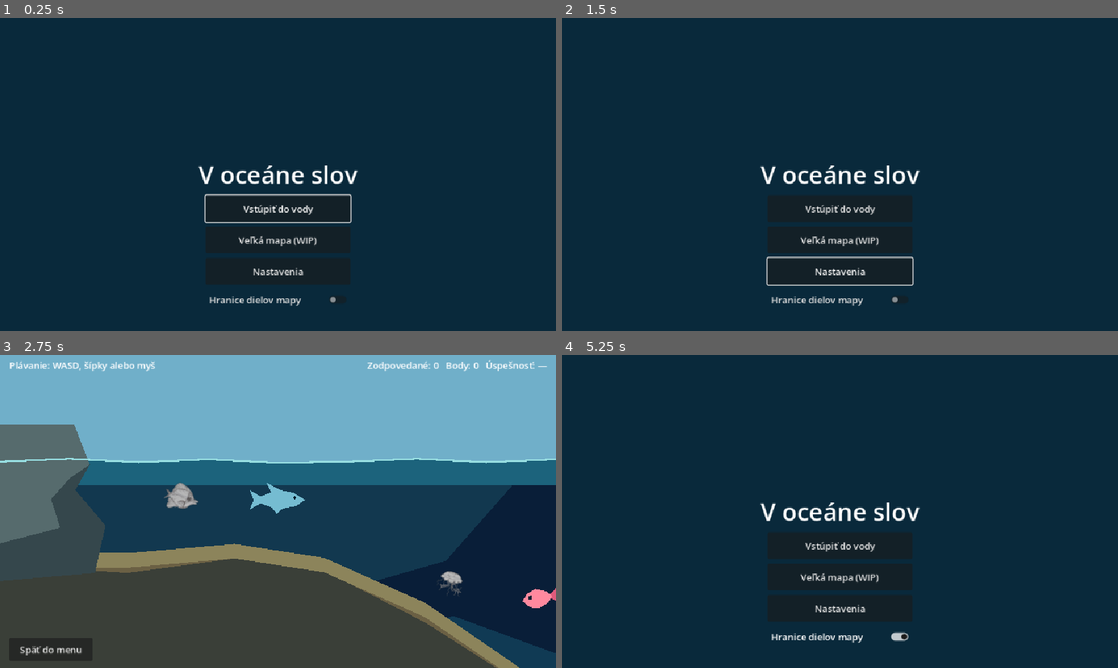
Above: before the commit, frames 1-4 (two rows, left to right).
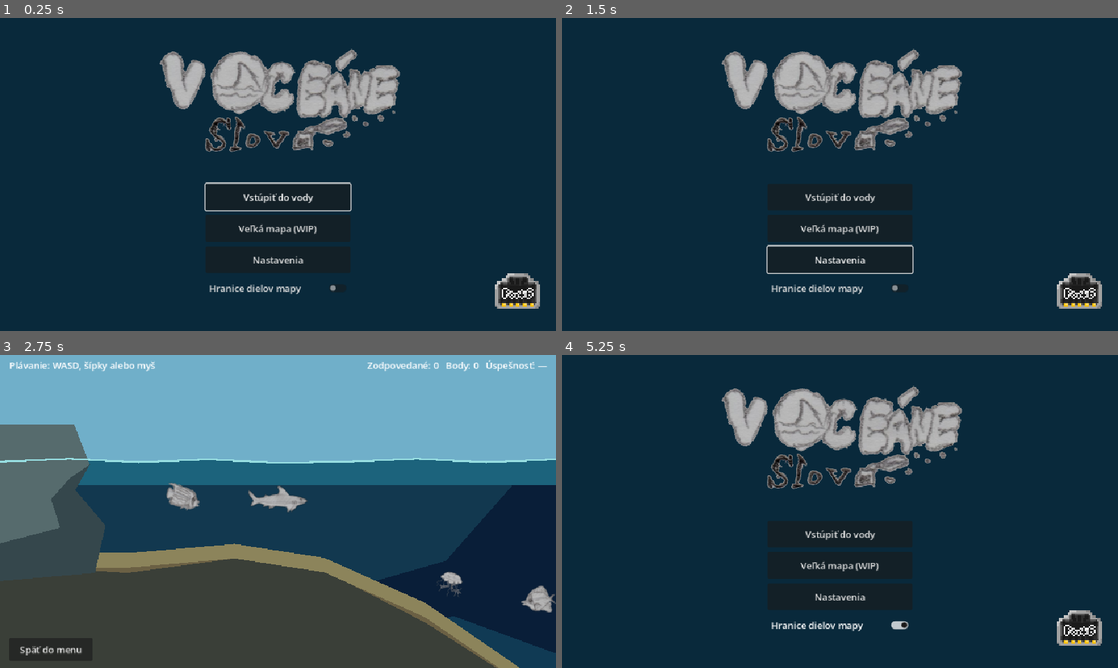
Above: after the commit, the same moments.

Repository: UCM-MS/T6-Projekt-V-oceane-slov
Game: Godot game, scene res://start.tscn
The game is run twice, just before and just after one commit, with the same random seed, the same clock (stepped at 60 frames per second) and the same inputs.
Inputs:
- Up to frame 1 (0.25 s): no input
- Up to frame 2 (1.5 s): click "Nastavenia" at 0.5 s; click "Hotovo" at 1.25 s
- Up to frame 3 (2.75 s): click "Vstúpiť do vody" at 2 s
- Up to frame 4 (5.25 s): click "Späť do menu" at 2.75 s; click "Veľká mapa (WIP)" at 3.5 s; click "Späť do menu" at 4.25 s; click "Hranice dielov mapy" at 5 s

The runs differ from the first frame. In frame 1, 11% of the frame differs, in the area x 28-98%, y 9-93%; in frame 2, 11%; in frame 3, 1.2%; in frame 4, 10%.

Commit message:
loga

Diff:
--- a/project/game/dive.tscn
+++ b/project/game/dive.tscn
@@ -2,9 +2,29 @@
 
 [ext_resource type="Script" path="res://shark.gd" id="1"]
 [ext_resource type="Script" path="res://water.gd" id="2"]
+[ext_resource type="Texture2D" path="res://sprites/WhTipReef_Swim_1.png" id="3"]
+[ext_resource type="Texture2D" path="res://sprites/WhTipReef_Swim_2.png" id="4"]
+[ext_resource type="Texture2D" path="res://sprites/WhTipReef_Swim_3.png" id="5"]
 
 [sub_resource type="CircleShape2D" id="CircleShape2D_shark"]
 radius = 27.0
+
+[sub_resource type="SpriteFrames" id="SpriteFrames_shark"]
+animations = [{
+"frames": [{
+"duration": 1.0,
+"texture": ExtResource("3")
+}, {
+"duration": 1.0,
+"texture": ExtResource("4")
+}, {
+"duration": 1.0,
+"texture": ExtResource("5")
+}],
+"loop": true,
+"name": &"swim",
+"speed": 6.0
+}]
 
 [node name="Dive" type="Node2D"]
 script = ExtResource("2")
@@ -73,14 +93,14 @@
 
 [node name="Visual" type="Node2D" parent="Shark"]
 
-[node name="Silhouette" type="Polygon2D" parent="Shark/Visual"]
-color = Color(0.46, 0.74, 0.82, 1)
-polygon = PackedVector2Array(47, 0, 30, 11, 8, 15, -2, 24, -11, 13, -30, 6, -49, 17, -42, 0, -49, -17, -30, -6, -12, -13, -20, -30, 4, -17, 27, -12)
-
-[node name="Eye" type="Polygon2D" parent="Shark/Visual"]
-position = Vector2(29, -4)
-color = Color(0.035, 0.12, 0.18, 1)
-polygon = PackedVector2Array(-3, 0, 0, -3, 3, 0, 0, 3)
+[node name="Sprite" type="AnimatedSprite2D" parent="Shark/Visual"]
+texture_filter = 4
+scale = Vector2(0.055, 0.055)
+sprite_frames = SubResource("SpriteFrames_shark")
+animation = &"swim"
+
+[node name="Mouth" type="Marker2D" parent="Shark/Visual"]
+position = Vector2(47, 3)
 
 [node name="Camera2D" type="Camera2D" parent="Shark"]
 limit_left = 0
--- a/project/game/quiz_crab.gd
+++ b/project/game/quiz_crab.gd
@@ -1,6 +1,4 @@
 extends "res://quiz_fish.gd"
-
-var leg_phase := 0.0
 
 func _ready() -> void:
 	turns_to_motion = false
@@ -16,5 +14,3 @@
 	if next_x <= bounds.position.x or next_x >= bounds.end.x:
 		velocity.x = -velocity.x
 	place_on_floor(clampf(next_x, bounds.position.x, bounds.end.x))
-	leg_phase += delta * 8.0
-	$Legs.position.x = sin(leg_phase) * 2.0
--- a/project/game/quiz_crab.tscn
+++ b/project/game/quiz_crab.tscn
@@ -1,48 +1,40 @@
-[gd_scene load_steps=2 format=3]
+[gd_scene format=3]
 
 [ext_resource type="Script" path="res://quiz_crab.gd" id="1"]
+[ext_resource type="Texture2D" path="res://sprites/FiddlerCrab_1.png" id="2"]
+[ext_resource type="Texture2D" path="res://sprites/FiddlerCrab_2.png" id="3"]
+
+[sub_resource type="AtlasTexture" id="AtlasTexture_crab_1"]
+atlas = ExtResource("2")
+region = Rect2(37, 46, 383, 368)
+filter_clip = true
+
+[sub_resource type="AtlasTexture" id="AtlasTexture_crab_2"]
+atlas = ExtResource("3")
+region = Rect2(0, 37, 383, 368)
+filter_clip = true
+
+[sub_resource type="SpriteFrames" id="SpriteFrames_crab"]
+animations = [{
+"frames": [{
+"duration": 1.0,
+"texture": SubResource("AtlasTexture_crab_1")
+}, {
+"duration": 1.0,
+"texture": SubResource("AtlasTexture_crab_2")
+}],
+"loop": true,
+"name": &"walk",
+"speed": 4.0
+}]
 
 [node name="QuizCrab" type="Node2D"]
 script = ExtResource("1")
 
-[node name="Legs" type="Node2D" parent="."]
-
-[node name="LeftFront" type="Line2D" parent="Legs"]
-points = PackedVector2Array(-10, 1, -21, 6, -25, 12)
-width = 3.0
-default_color = Color(0.85, 0.29, 0.16, 1)
-
-[node name="LeftBack" type="Line2D" parent="Legs"]
-points = PackedVector2Array(-7, 4, -15, 9, -17, 12)
-width = 3.0
-default_color = Color(0.85, 0.29, 0.16, 1)
-
-[node name="RightFront" type="Line2D" parent="Legs"]
-points = PackedVector2Array(10, 1, 21, 6, 25, 12)
-width = 3.0
-default_color = Color(0.85, 0.29, 0.16, 1)
-
-[node name="RightBack" type="Line2D" parent="Legs"]
-points = PackedVector2Array(7, 4, 15, 9, 17, 12)
-width = 3.0
-default_color = Color(0.85, 0.29, 0.16, 1)
-
-[node name="LeftClaw" type="Polygon2D" parent="."]
-color = Color(0.95, 0.37, 0.18, 1)
-polygon = PackedVector2Array(-11, -3, -25, -10, -29, -20, -23, -16, -18, -21, -17, -11, -7, -6)
-
-[node name="RightClaw" type="Polygon2D" parent="."]
-color = Color(0.95, 0.37, 0.18, 1)
-polygon = PackedVector2Array(11, -3, 25, -10, 29, -20, 23, -16, 18, -21, 17, -11, 7, -6)
-
-[node name="Body" type="Polygon2D" parent="."]
-color = Color(0.94, 0.43, 0.22, 1)
-polygon = PackedVector2Array(-16, -4, -10, -10, 10, -10, 16, -4, 13, 5, 5, 9, -5, 9, -13, 5)
-
-[node name="LeftEye" type="Polygon2D" parent="."]
-color = Color(0.08, 0.12, 0.15, 1)
-polygon = PackedVector2Array(-9, -15, -4, -15, -4, -8, -9, -8)
-
-[node name="RightEye" type="Polygon2D" parent="."]
-color = Color(0.08, 0.12, 0.15, 1)
-polygon = PackedVector2Array(4, -15, 9, -15, 9, -8, 4, -8)
+[node name="Sprite" type="AnimatedSprite2D" parent="."]
+texture_filter = 4
+position = Vector2(0, -13.5)
+scale = Vector2(0.145, 0.145)
+sprite_frames = SubResource("SpriteFrames_crab")
+animation = &"walk"
+autoplay = "walk"
--- a/project/game/quiz_fish.gd
+++ b/project/game/quiz_fish.gd
@@ -21,6 +21,9 @@
 	if turns_to_motion:
 		face_direction(facing_direction, delta)
 
+func play_swim_animation(animation: StringName) -> void:
+	$Sprite.play(animation)
+
 func swim(delta: float, bounds: Rect2) -> void:
 	course_phase += delta * 0.7
 	velocity = velocity.rotated(sin(course_phase) * 0.3 * delta)
--- a/project/game/quiz_fish.tscn
+++ b/project/game/quiz_fish.tscn
@@ -1,30 +1,76 @@
-[gd_scene load_steps=7 format=3]
+[gd_scene format=3]
 
 [ext_resource type="Script" path="res://quiz_fish.gd" id="1"]
-[ext_resource type="Texture2D" path="res://sprites/fish_01.png" id="2"]
-[ext_resource type="Texture2D" path="res://sprites/fish_02.png" id="3"]
+[ext_resource type="Texture2D" path="res://sprites/Angelfish_1.png" id="2"]
+[ext_resource type="Texture2D" path="res://sprites/Angelfish_2.png" id="3"]
+[ext_resource type="Texture2D" path="res://sprites/Butterflyfish_1.png" id="4"]
+[ext_resource type="Texture2D" path="res://sprites/Butterflyfish_2.png" id="5"]
+[ext_resource type="Texture2D" path="res://sprites/Herring_1.png" id="6"]
+[ext_resource type="Texture2D" path="res://sprites/Herring_2.png" id="7"]
 
-[sub_resource type="AtlasTexture" id="AtlasTexture_fish_01"]
+[sub_resource type="AtlasTexture" id="AtlasTexture_angelfish_1"]
 atlas = ExtResource("2")
-region = Rect2(10, 75, 510, 410)
+region = Rect2(14, 117, 514, 370)
 filter_clip = true
 
-[sub_resource type="AtlasTexture" id="AtlasTexture_fish_02"]
+[sub_resource type="AtlasTexture" id="AtlasTexture_angelfish_2"]
 atlas = ExtResource("3")
-region = Rect2(5, 87, 510, 410)
+region = Rect2(45, 117, 514, 370)
+filter_clip = true
+
+[sub_resource type="AtlasTexture" id="AtlasTexture_butterflyfish_1"]
+atlas = ExtResource("4")
+region = Rect2(19, 48, 510, 424)
+filter_clip = true
+
+[sub_resource type="AtlasTexture" id="AtlasTexture_butterflyfish_2"]
+atlas = ExtResource("5")
+region = Rect2(6, 66, 510, 424)
+filter_clip = true
+
+[sub_resource type="AtlasTexture" id="AtlasTexture_herring_1"]
+atlas = ExtResource("6")
+region = Rect2(62, 95, 500, 235)
+filter_clip = true
+
+[sub_resource type="AtlasTexture" id="AtlasTexture_herring_2"]
+atlas = ExtResource("7")
+region = Rect2(55, 95, 500, 235)
 filter_clip = true
 
 [sub_resource type="SpriteFrames" id="SpriteFrames_fish"]
 animations = [{
 "frames": [{
 "duration": 1.0,
-"texture": SubResource("AtlasTexture_fish_01")
+"texture": SubResource("AtlasTexture_angelfish_1")
 }, {
 "duration": 1.0,
-"texture": SubResource("AtlasTexture_fish_02")
+"texture": SubResource("AtlasTexture_angelfish_2")
 }],
 "loop": true,
-"name": &"swim",
+"name": &"angelfish",
+"speed": 4.0
+}, {
+"frames": [{
+"duration": 1.0,
+"texture": SubResource("AtlasTexture_butterflyfish_1")
+}, {
+"duration": 1.0,
+"texture": SubResource("AtlasTexture_butterflyfish_2")
+}],
+"loop": true,
+"name": &"butterflyfish",
+"speed": 4.0
+}, {
+"frames": [{
+"duration": 1.0,
+"texture": SubResource("AtlasTexture_herring_1")
+}, {
+"duration": 1.0,
+"texture": SubResource("AtlasTexture_herring_2")
+}],
+"loop": true,
+"name": &"herring",
 "speed": 4.0
 }]
 
@@ -35,6 +81,6 @@
 texture_filter = 4
 scale = Vector2(0.13, 0.13)
 sprite_frames = SubResource("SpriteFrames_fish")
-animation = &"swim"
-autoplay = "swim"
+animation = &"angelfish"
+autoplay = "angelfish"
 flip_h = true
--- a/project/game/quiz_fish_placeholder.tscn
+++ /dev/null
@@ -1,18 +0,0 @@
-[gd_scene load_steps=2 format=3]
-
-[ext_resource type="Script" path="res://quiz_fish.gd" id="1"]
-
-[node name="QuizFishPlaceholder" type="Node2D"]
-script = ExtResource("1")
-
-[node name="Tail" type="Polygon2D" parent="."]
-color = Color(0.88, 0.36, 0.49, 1)
-polygon = PackedVector2Array(18, 0, 38, -15, 38, 15)
-
-[node name="Body" type="Polygon2D" parent="."]
-color = Color(1, 0.54, 0.62, 1)
-polygon = PackedVector2Array(-26, 0, -16, -12, 0, -17, 17, -10, 26, 0, 17, 10, 0, 17, -16, 12)
-
-[node name="Eye" type="Polygon2D" parent="."]
-color = Color(0.08, 0.12, 0.19, 1)
-polygon = PackedVector2Array(-15, -7, -9, -7, -9, -1, -15, -1)
--- a/project/game/quiz_jellyfish.tscn
+++ b/project/game/quiz_jellyfish.tscn
@@ -1,17 +1,17 @@
-[gd_scene load_steps=7 format=3]
+[gd_scene format=3]
 
 [ext_resource type="Script" path="res://quiz_jellyfish.gd" id="1"]
-[ext_resource type="Texture2D" path="res://sprites/jellyfish_01.png" id="2"]
-[ext_resource type="Texture2D" path="res://sprites/jellyfish_02.png" id="3"]
+[ext_resource type="Texture2D" path="res://sprites/Jellyfish_1.png" id="2"]
+[ext_resource type="Texture2D" path="res://sprites/Jellyfish_2.png" id="3"]
 
 [sub_resource type="AtlasTexture" id="AtlasTexture_jellyfish_01"]
 atlas = ExtResource("2")
-region = Rect2(29, 20, 530, 655)
+region = Rect2(28, 0, 536, 690)
 filter_clip = true
 
 [sub_resource type="AtlasTexture" id="AtlasTexture_jellyfish_02"]
 atlas = ExtResource("3")
-region = Rect2(5, 86, 530, 655)
+region = Rect2(0, 90, 536, 690)
 filter_clip = true
 
 [sub_resource type="SpriteFrames" id="SpriteFrames_jellyfish"]
@@ -37,4 +37,4 @@
 sprite_frames = SubResource("SpriteFrames_jellyfish")
 animation = &"swim"
 autoplay = "swim"
-offset = Vector2(0, 125)
+offset = Vector2(0, 160)
--- a/project/game/shark.gd
+++ b/project/game/shark.gd
@@ -26,15 +26,23 @@
 var last_direction := Vector2.RIGHT
 
 @onready var visual: Node2D = $Visual
+@onready var mouth: Marker2D = $Visual/Mouth
+@onready var swim_sprite: AnimatedSprite2D = $Visual/Sprite
 
 
 func _physics_process(delta: float) -> void:
+	var previous_position := position
 	if airborne:
 		_move_in_air(delta)
 	else:
 		_move_in_water(delta)
 
 	visual.transform = facing.update(last_direction, delta, Vector2.ZERO)
+	var is_moving := not (position - previous_position).is_zero_approx()
+	if is_moving and not swim_sprite.is_playing():
+		swim_sprite.play()
+	elif not is_moving and swim_sprite.is_playing():
+		swim_sprite.stop()
 	queue_redraw()
 
 
@@ -142,6 +150,12 @@
 	has_swim_target = true
 
 
+func pause_swimming() -> void:
+	cancel_mouse_swim()
+	set_physics_process(false)
+	swim_sprite.stop()
+
+
 func cancel_mouse_swim() -> void:
 	following_cursor = false
 	has_swim_target = false
--- a/project/game/start.gd
+++ b/project/game/start.gd
@@ -30,7 +30,7 @@
 
 
 func _on_settings_pressed() -> void:
-	$Title.hide()
+	$Branding.hide()
 	$Menu.hide()
 	settings.show()
 	(groups.get_child(0) as CheckBox).grab_focus()
@@ -54,6 +54,6 @@
 
 	%SelectionHint.hide()
 	settings.hide()
-	$Title.show()
+	$Branding.show()
 	$Menu.show()
 	$Menu/SettingsButton.grab_focus()
--- a/project/game/start.tscn
+++ b/project/game/start.tscn
@@ -1,6 +1,8 @@
 [gd_scene format=3]
 
 [ext_resource type="Script" path="res://start.gd" id="1"]
+[ext_resource type="Texture2D" path="res://sprites/vos_logo.png" id="2"]
+[ext_resource type="Texture2D" path="res://sprites/port6_logo.png" id="3"]
 
 [node name="Start" type="Control"]
 layout_mode = 3
@@ -11,17 +13,44 @@
 grow_vertical = 2
 script = ExtResource("1")
 
-[node name="Title" type="Label" parent="."]
+[node name="Branding" type="Control" parent="."]
 layout_mode = 1
 anchors_preset = 15
 anchor_right = 1.0
 anchor_bottom = 1.0
 grow_horizontal = 2
 grow_vertical = 2
-theme_override_font_sizes/font_size = 42
-text = "V oceáne slov"
-horizontal_alignment = 1
-vertical_alignment = 1
+mouse_filter = 2
+
+[node name="GameLogo" type="TextureRect" parent="Branding"]
+texture_filter = 2
+layout_mode = 1
+anchor_left = 0.5
+anchor_right = 0.5
+offset_left = -238.0
+offset_top = 48.0
+offset_right = 238.0
+offset_bottom = 258.0
+mouse_filter = 2
+texture = ExtResource("2")
+expand_mode = 1
+stretch_mode = 5
+
+[node name="TeamLogo" type="TextureRect" parent="Branding"]
+texture_filter = 1
+layout_mode = 1
+anchor_left = 1.0
+anchor_top = 1.0
+anchor_right = 1.0
+anchor_bottom = 1.0
+offset_left = -114.0
+offset_top = -114.0
+offset_right = -18.0
+offset_bottom = -18.0
+mouse_filter = 2
+texture = ExtResource("3")
+expand_mode = 1
+stretch_mode = 5
 
 [node name="Menu" type="VBoxContainer" parent="."]
 layout_mode = 1
@@ -30,9 +59,9 @@
 anchor_right = 0.5
 anchor_bottom = 0.5
 offset_left = -125.0
-offset_top = 36.0
+offset_top = 16.0
 offset_right = 125.0
-offset_bottom = 254.0
+offset_bottom = 234.0
 theme_override_constants/separation = 8
 
 [node name="DiveButton" type="Button" parent="Menu"]
--- a/project/game/water.gd
+++ b/project/game/water.gd
@@ -5,9 +5,10 @@
 const Fish = preload("res://quiz_fish.gd")
 const Crab = preload("res://quiz_crab.gd")
 const Jellyfish = preload("res://quiz_jellyfish.gd")
+const FISH_SCENE := preload("res://quiz_fish.tscn")
+const FISH_SWIM_ANIMATIONS := [&"angelfish", &"butterflyfish", &"herring"]
 const CREATURES_PER_SECTION := {
-	preload("res://quiz_fish.tscn"): 1,
-	preload("res://quiz_fish_placeholder.tscn"): 1,
+	FISH_SCENE: 2,
 	preload("res://quiz_crab.tscn"): 1,
 	preload("res://quiz_jellyfish.tscn"): 1,
 }
@@ -54,6 +55,8 @@
 				creature.swim_bounds = section_bounds
 				creature.floor_profile = seabed if creature is Crab else swim_floor
 				$Creatures.add_child(creature)
+				if scene == FISH_SCENE:
+					creature.play_swim_animation(FISH_SWIM_ANIMATIONS[(section + index) % FISH_SWIM_ANIMATIONS.size()])
 				creatures.append(creature)
 				_place_creature(creature)
 	_update_progress()
@@ -104,8 +107,7 @@
 
 func _open_question() -> void:
 	set_physics_process(false)
-	shark.cancel_mouse_swim()
-	shark.set_physics_process(false)
+	shark.pause_swimming()
 	current_question = WordGroups.pick_question(question_pool)
 	question_label.text = "Doplň i, í, y alebo ý.\n" + current_question["sentence"]
 	hint_label.text = current_question["hint"]
@@ -170,7 +172,7 @@
 		shark.last_direction = offset
 
 	var lunge := offset * 0.4
-	var mouth: Vector2 = shark.position + lunge + art.transform.basis_xform(Vector2(32.0, 4.0))
+	var mouth := to_local(shark.mouth.global_position) + lunge
 	var bite := create_tween().set_parallel()
 	bite.tween_property(art, "position", lunge, 0.2)
 	bite.tween_property(creature, "position", mouth, 0.2)
Binary file added: project/game/sprites/Angelfish_1.png
Not shown, added: project/game/sprites/Angelfish_1.png.import
Binary file added: project/game/sprites/Angelfish_2.png
Not shown, added: project/game/sprites/Angelfish_2.png.import
Binary file added: project/game/sprites/Butterflyfish_1.png
Not shown, added: project/game/sprites/Butterflyfish_1.png.import
Binary file added: project/game/sprites/Butterflyfish_2.png
Not shown, added: project/game/sprites/Butterflyfish_2.png.import
Binary file added: project/game/sprites/FiddlerCrab_1.png
Not shown, added: project/game/sprites/FiddlerCrab_1.png.import
Binary file added: project/game/sprites/FiddlerCrab_2.png
Not shown, added: project/game/sprites/FiddlerCrab_2.png.import
(and 18 more such lines)
